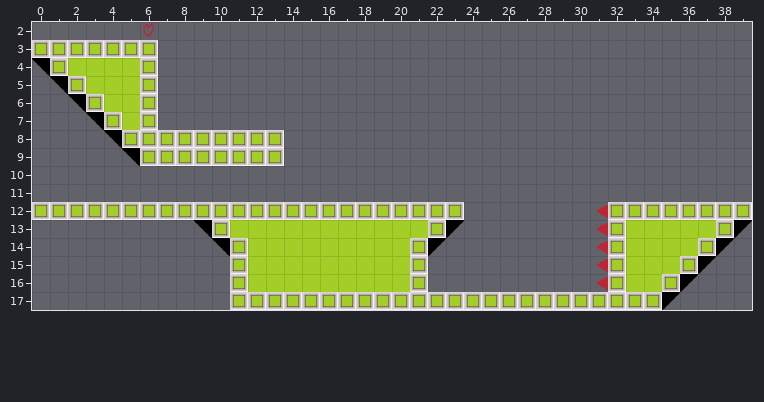
Two versions of a level (Tiled map, Assets/Other Assets/Chunks/Chunk_H_5F.tmx). The first picture shows the starting point.
Cells are 32x32 px. Shown: x 0..39, y 2..17.
Now the later version:
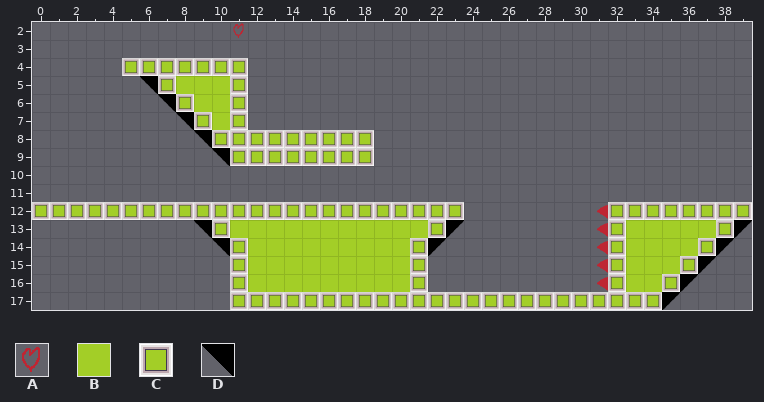
Key: from "Tileset": A 5, B 10, C 11, D 42.
_ is an empty cell, . an unchanged one.
The edit:
--- layer "Tile Layer 1"
@@ x 0..18 @@
- 2 ......A...._.......
- 3 CCCCCCC............
- 4 DCBBBB._____.......
- 5 .DCBBBC_____.......
- 6 ..DCBBC_____.......
- 7 ...DCBC.____.......
- 8 ....DCCCCC...._____
- 9 .....DCCCCC..._____
+ 2 ......_....A.......
+ 3 _______............
+ 4 _____C.CCCCC.......
+ 5 ._____DCBBBC.......
+ 6 .._____DCBBC.......
+ 7 ...____.DCBC.......
+ 8 ...._____D....CCCCC
+ 9 ....._____D...CCCCC
Pixel boxes of the changes (left, top, right, bottom) in both pictures:
changed: (32, 23, 248, 166)
added: (284, 130, 374, 166)
